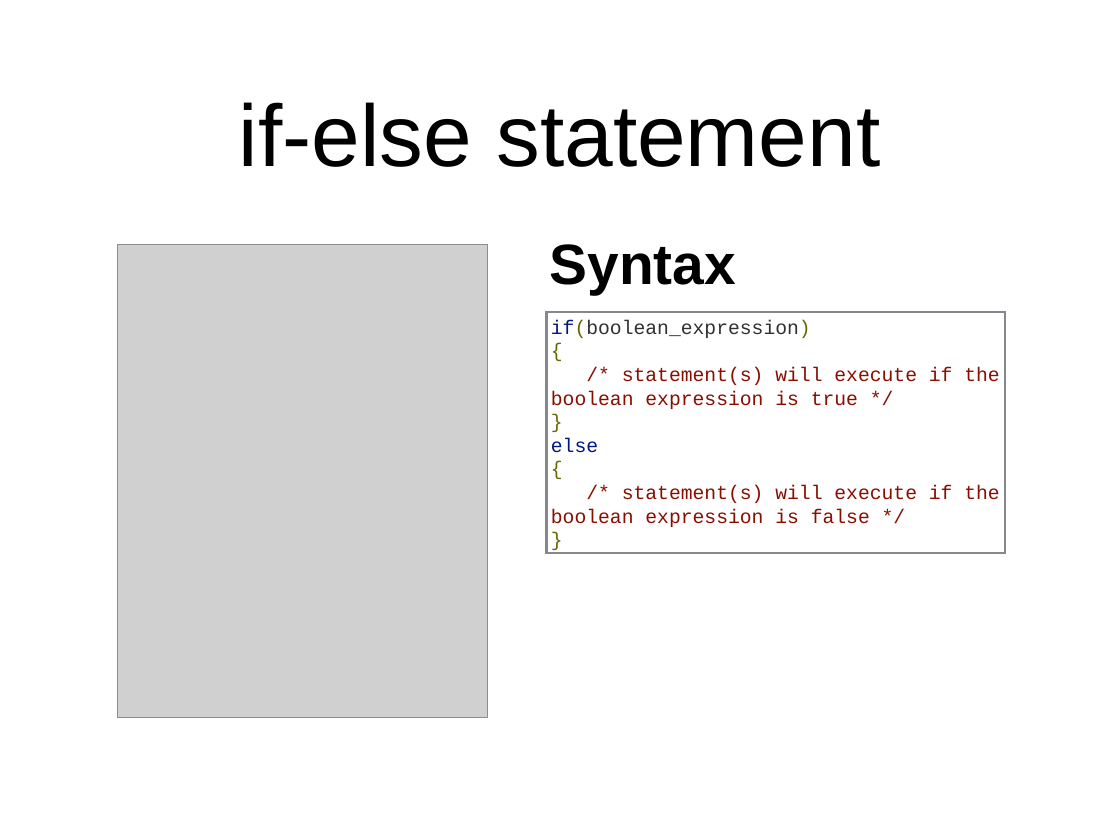
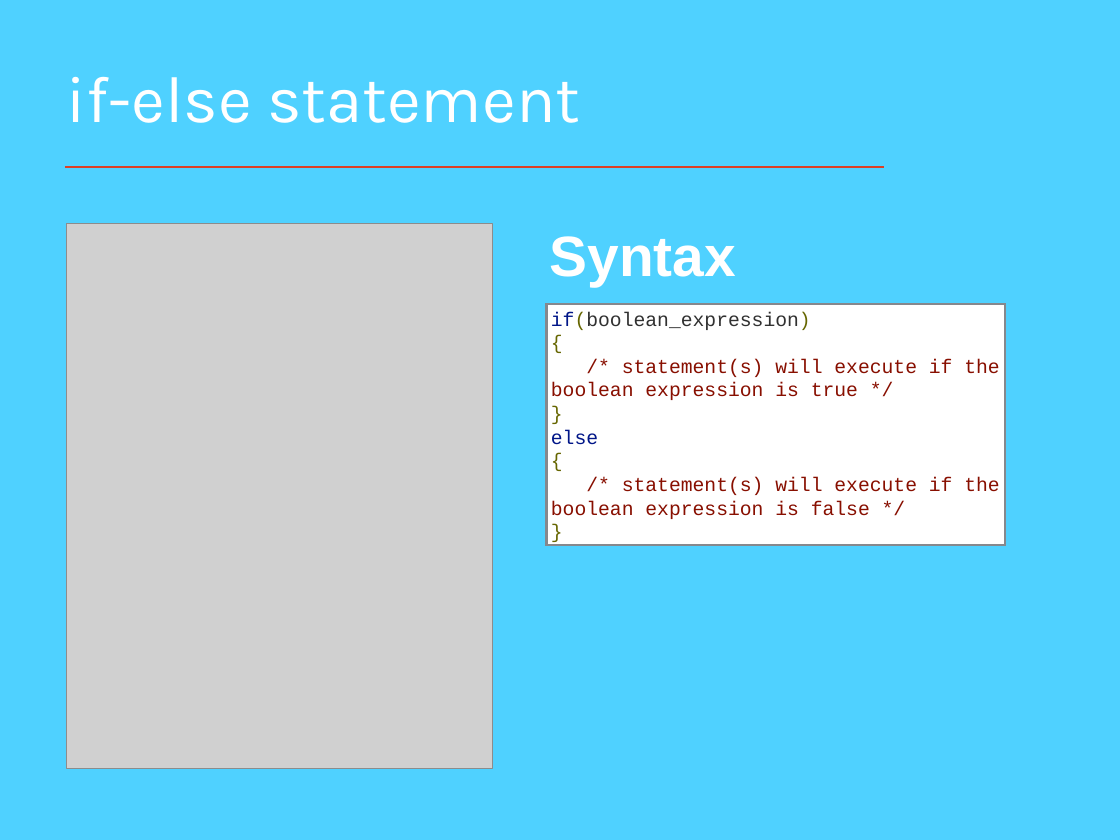
Before and after one commit to Falkhanaizi/TechHub, a slide deck: slide 34 of introduction to C# in VS 2015.pptx. Drawn at 1120x840 pixels with LibreOffice and Linux fonts; fonts in the diff are those of the drawing; grey boxes stand for pictures. Boxes give left, top, right and bottom in pixels: in the first picture for what was removed or moved away, otherwise in the second. Text is boxed around its words. In the diff, an @@ line names an element or a change of style, - is before the commit and + after.

```diff
--- a/introduction to C# in VS 2015.pptx
+++ b/introduction to C# in VS 2015.pptx
@@ background #FFFFFF to #4FD1FF @@
@@ title "if-else statement": place and size @@
-title "if-else statement" at (239,102,880,167)
+title "if-else statement" at (67,77,580,123)
@@ title "if-else statement" at (67,77,580,123): size 80 to 60 pt, font Arial to Karla, text colour #000000 to #FFFFFF; alignment centre to left; line spacing 1 to 0.9 @@
@@ line added from (885, 167) to (65, 167), #DC3F25 1.5 pt @@
@@ picture: place and size @@
-picture at (117,244,488,718)
+picture at (67,224,492,768)
@@ text "Syntax": place and size @@
-text "Syntax" at (550,244,736,294)
+text "Syntax" at (550,236,736,286)
@@ text "Syntax" at (550,236,736,286): text colour #000000 to #FFFFFF; alignment centre to left @@
@@ rectangle "if(boolean_expression)": place and size @@
-rectangle "if(boolean_expression)" at (547,313,1006,554)
+rectangle "if(boolean_expression)" at (547,304,1006,545)
@@ rectangle "if(boolean_expression)" at (547,304,1006,545): fill none to #FFFFFF @@
```
Also in this commit, not shown: 56 other slides changed.
